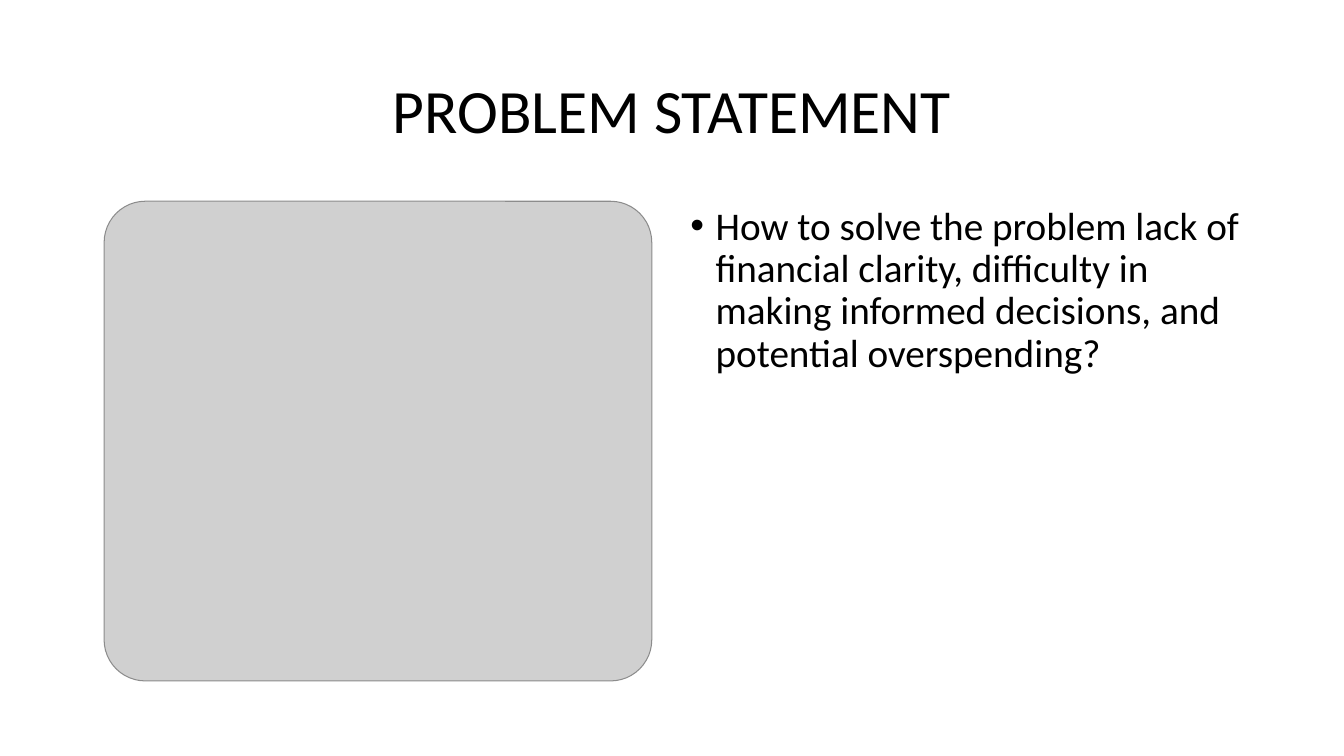
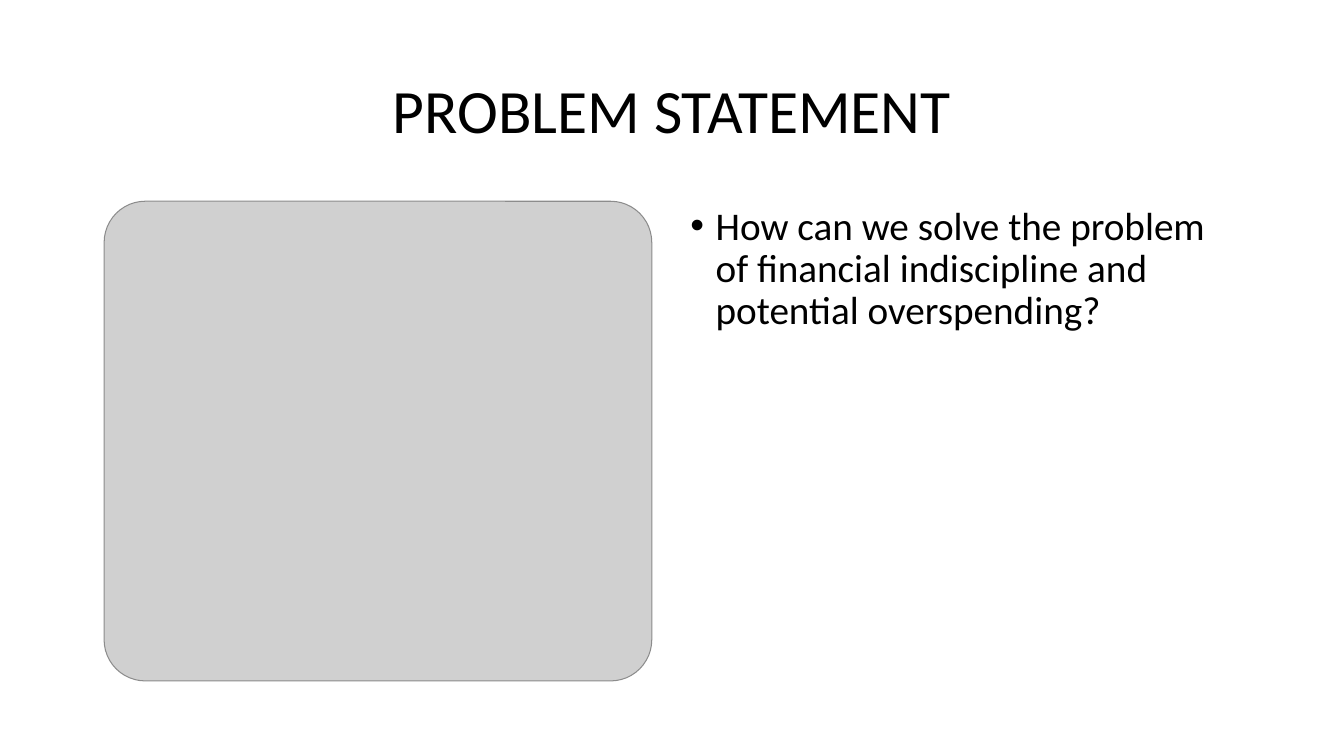
Before and after one commit to kanzuesther/level-2-report-and-diagrams, a slide deck: slide 6 of Presentation1.pptx (slide 9 before the commit). Drawn at 1344x756 pixels with LibreOffice and Linux fonts; fonts in the diff are those of the drawing; grey boxes stand for pictures. Boxes give left, top, right and bottom in pixels: in the first picture for what was removed or moved away, otherwise in the second. Text is boxed around its words. In the diff, an @@ line names an element or a change of style, - is before the commit and + after.

Commit message:
powerpoint updated

```diff
--- a/Presentation1.pptx
+++ b/Presentation1.pptx
@@ text at box(716, 212, 1204, 331): text changed @@
-• How to solve the problem lack of financial clarity, difficulty in making informed decisions, and potential overspending?
+• How can we solve the problem of financial indiscipline and potential overspending?
```
Also in this commit, not shown: 4 other slides changed, 1 slide added, 4 slides removed, 1 other file.
